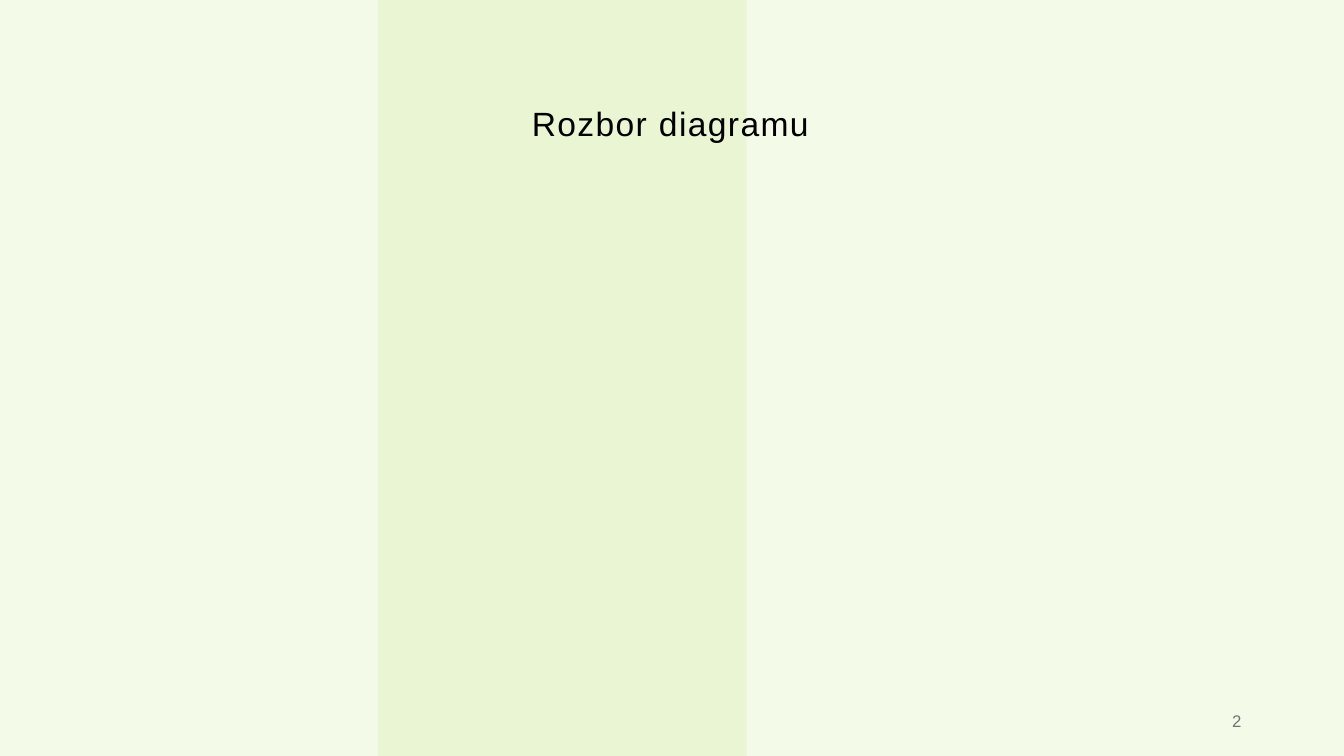
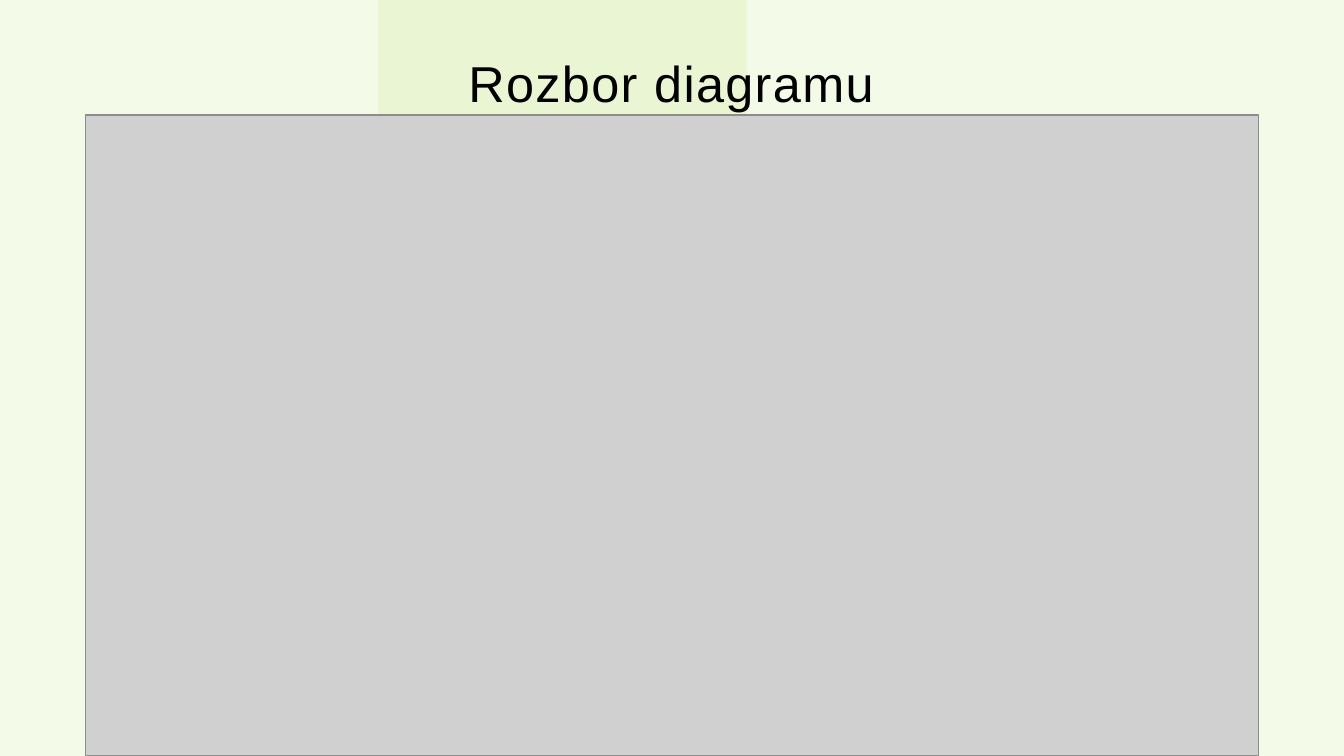
Before and after one commit to Szotkowski/Project10, a slide deck: slide 4 of Presentation.pptx (slide 3 before the commit). Drawn at 1344x756 pixels with LibreOffice and Linux fonts; fonts in the diff are those of the drawing; grey boxes stand for pictures. Boxes give left, top, right and bottom in pixels: in the first picture for what was removed or moved away, otherwise in the second. Text is boxed around its words. In the diff, an @@ line names an element or a change of style, - is before the commit and + after.

```diff
--- a/Presentation.pptx
+++ b/Presentation.pptx
@@ text "Rozbor diagramu": place and size @@
-text "Rozbor diagramu" at box(532, 111, 809, 143)
+text "Rozbor diagramu" at box(468, 65, 873, 112)
@@ text "Rozbor diagramu" at box(468, 65, 873, 112): size 24 to 36 pt; alignment left to centre @@
@@ picture added at box(86, 115, 1258, 755) @@
@@ text removed at box(1232, 715, 1241, 727) @@
-2
```
Also in this commit, not shown: 1 other slide changed, 5 slides added, 2 slides removed.
